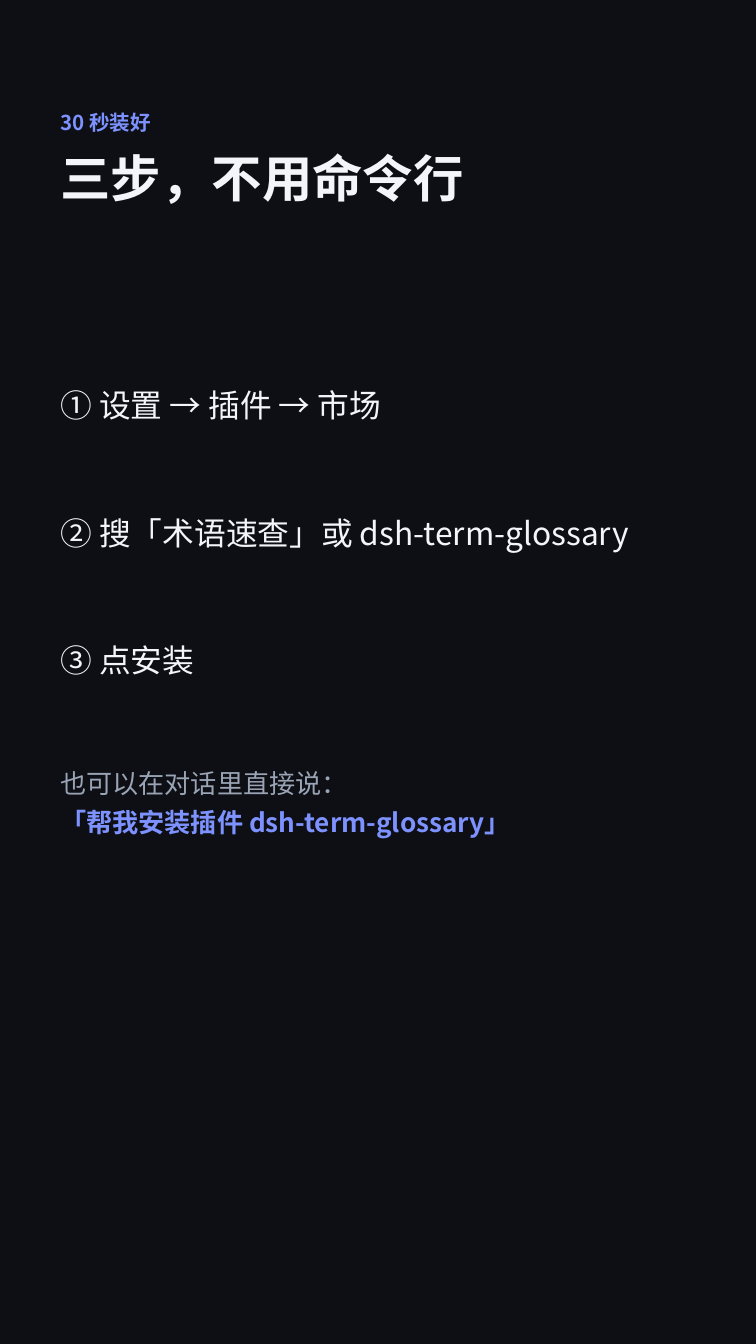
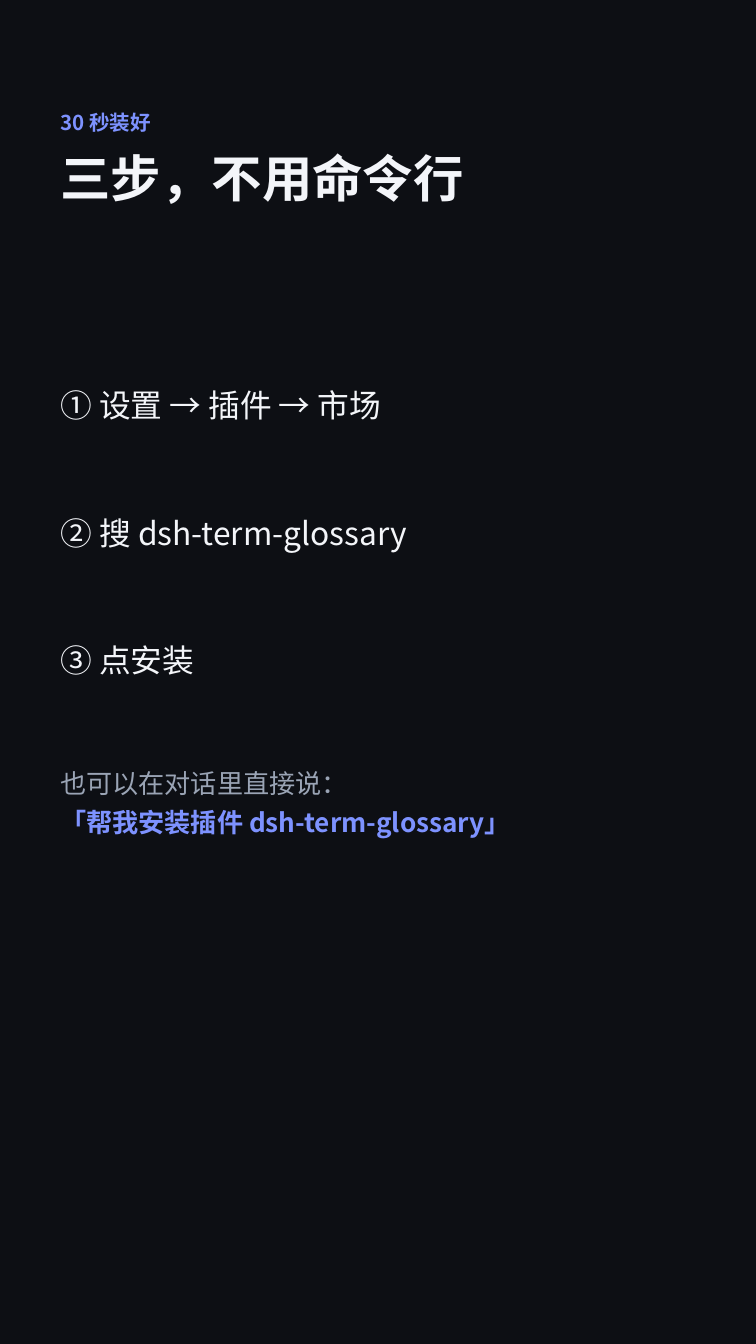
Before and after one commit to ashz555/dsh-term-glossary, a slide deck: slide 7 of promo/douyin.pptx. Drawn at 756x1344 pixels with LibreOffice and Linux fonts; fonts in the diff are those of the drawing. Boxes give left, top, right and bottom in pixels: in the first picture for what was removed or moved away, otherwise in the second. Text is boxed around its words. In the diff, an @@ line names an element or a change of style, - is before the commit and + after.

```diff
--- a/promo/douyin.pptx
+++ b/promo/douyin.pptx
@@ text at bbox=[60, 518, 407, 553]: text changed @@
-② 搜「术语速查」或 dsh-term-glossary
+② 搜 dsh-term-glossary
```
Also in this commit, not shown: 1 other slide changed, 17 other files.
